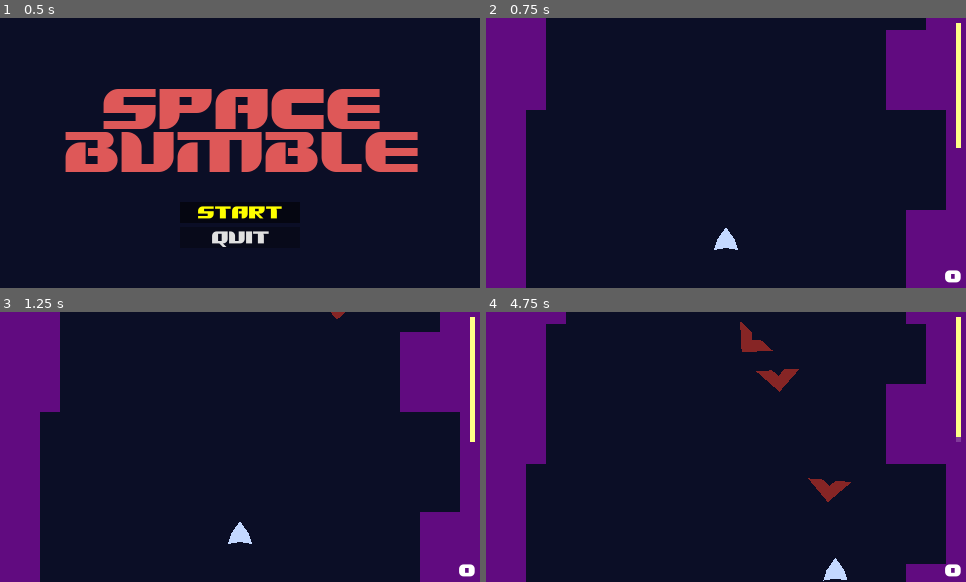
Above: before the commit, frames 1-4 (two rows, left to right).
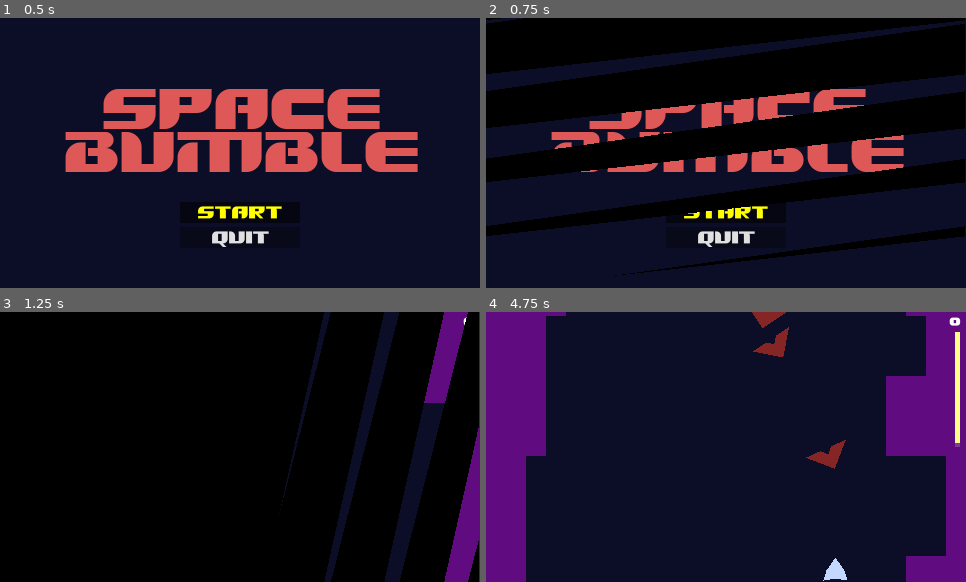
Above: after the commit, the same moments.

Repository: 2bt/space-bumble
Game: Godot game, scene res://Menu/Main.tscn
Same seed, same stepped clock (60 frames per second), same inputs: the game is played once before the commit and once after it.
Inputs (mouse positions are in pixels of both pictures, inside the frame that each line leads up to):
- Up to frame 1 (0.5 s): no input
- Up to frame 2 (0.75 s): click "Start" at 0.5 s
- Up to frame 3 (1.25 s): no input
- Up to frame 4 (4.75 s): move the mouse to (831, 433) at 1.27 s; hold Right (right) 1.28-2 s; hold X (fire) 1.28-2 s; click (831, 433) at 1.42 s; drag from (630, 460) to (702, 501) at 2.02 s; move the mouse to (774, 387) at 2.77 s; hold Right (right) 2.78-3.5 s; hold X (fire) 2.78-3.5 s; click (774, 387) at 2.92 s; drag from (702, 501) to (582, 406) at 3.52 s; move the mouse to (870, 487) at 4.27 s; hold Left (left) from 4.28 s (still down); hold X (fire) from 4.28 s (still down); click (870, 487) at 4.42 s

Frame 1 is identical in both runs. In frame 2, 63% of the frame differs, in the area x 0-100%, y 0-100%; in frame 3, 91%; in frame 4, 3.5%.

Commit message:
scene transition

Diff:
--- a/Enemies/BombBullet.gd
+++ b/Enemies/BombBullet.gd
@@ -1,7 +1,7 @@
 extends KinematicBody2D
 
-const ACCEL := 300.0
-var vel := 70.0
+const ACCEL := 250.0
+var vel := 60.0
 
 func _physics_process(delta: float) -> void:
 	vel += delta * ACCEL
--- a/Enemies/TankBullet.gd
+++ b/Enemies/TankBullet.gd
@@ -1,7 +1,7 @@
 extends KinematicBody2D
 
 
-const SPEED := 100.0
+const SPEED := 130.0
 
 func _ready() -> void:
 	pass
--- a/Enemies/UfoEnemy.gd
+++ b/Enemies/UfoEnemy.gd
@@ -15,8 +15,8 @@
 	time += delta
 	if fire_enabled:
 		tick -= delta
-		if tick < 0:
-			tick = Global.random.randf_range(1, 4)
+		if tick < 0.0:
+			tick = Global.random.randf_range(1.5, 4.5)
 			var b = preload("res://Enemies/BombBullet.tscn").instance()
 			b.position = position + Vector2(dir * 5, 10)
 			Global.world.bullets.add_child(b)
--- /dev/null
+++ b/Global/SceneTransition.gd
@@ -0,0 +1,15 @@
+extends CanvasLayer
+
+var blend := -1.0
+
+func change_scene_to(scene: PackedScene) -> void:
+	get_viewport().set_disable_input(true)
+	blend = -1.0;
+	var tween := create_tween().set_trans(Tween.TRANS_QUAD).set_ease(Tween.EASE_OUT)
+	tween.tween_property(self, "blend", 0.0, 0.6)
+	tween.tween_callback(get_tree(), "change_scene_to", [scene])
+	tween.tween_property(self, "blend", 1.0, 0.6)
+	tween.tween_callback(get_viewport(), "set_disable_input", [false])
+
+func _process(_delta: float) -> void:
+	$Blend.material.set_shader_param("blend", blend)
--- /dev/null
+++ b/Global/SceneTransition.tscn
@@ -0,0 +1,48 @@
+[gd_scene load_steps=4 format=2]
+
+[ext_resource path="res://Global/SceneTransition.gd" type="Script" id=1]
+
+[sub_resource type="Shader" id=1]
+code = "shader_type canvas_item;
+
+uniform float blend;
+float rand(vec2 co) {
+    return fract(sin(dot(co.xy, vec2(12.9898,78.233))) * 43758.5453);
+}
+
+void fragment() {
+//	float b = fract(TIME * 0.5);
+	float b = blend;
+	if (b < 0.0) {
+		b += 1.0;
+		b = b * 2.0 - 1.0;
+		float r = fract(b + UV.y * 5.0 + UV.x);
+		b = r + b > UV.y ? 1.0 : 0.0;
+	}
+	else {
+		b = 1.0 - b;
+		b = b * 2.0 - 1.0;
+		float r = fract(b + UV.x * 8.0 + UV.y);
+		b = r + b > UV.x ? 1.0 : 0.0;
+	}
+	COLOR = vec4(0.0, 0.0, 0.0, b);
+}"
+
+[sub_resource type="ShaderMaterial" id=2]
+shader = SubResource( 1 )
+shader_param/blend = null
+
+[node name="SceneTransition" type="CanvasLayer"]
+layer = 10
+follow_viewport_enable = true
+script = ExtResource( 1 )
+
+[node name="Blend" type="ColorRect" parent="."]
+process_priority = 10
+material = SubResource( 2 )
+anchor_right = 1.0
+anchor_bottom = 1.0
+margin_left = -1.0
+margin_right = -1.0
+mouse_filter = 2
+color = Color( 0, 0, 0, 0 )
--- a/Menu/Main.gd
+++ b/Menu/Main.gd
@@ -4,7 +4,7 @@
 	$VBoxContainer/Start.grab_focus()
 
 func _on_Start_pressed() -> void:
-	get_tree().change_scene_to(Global.MyWorld)
+	SceneTransition.change_scene_to(Global.MyWorld)
 
 func _on_Quit_pressed() -> void:
 	get_tree().quit()
--- a/Player/Player.gd
+++ b/Player/Player.gd
@@ -32,9 +32,8 @@
 	$HUD/FirePower.visible = false
 
 	# switch to main menu
-	#await get_tree().create_timer(2).timeout
-	yield(get_tree().create_timer(2), "timeout")
-	get_tree().change_scene_to(Global.MainMenu)
+	yield(get_tree().create_timer(1), "timeout")
+	SceneTransition.change_scene_to(Global.MainMenu)
 
 func _physics_process(delta):
 	if not visible: return
--- a/Player/Player.tscn
+++ b/Player/Player.tscn
@@ -1,16 +1,21 @@
-[gd_scene load_steps=5 format=2]
+[gd_scene load_steps=7 format=2]
 
 [ext_resource path="res://Player/Player.gd" type="Script" id=1]
 [ext_resource path="res://Menu/theme.tres" type="Theme" id=2]
 [ext_resource path="res://Player/Button.gd" type="Script" id=3]
 [ext_resource path="res://Player/Joystick.gd" type="Script" id=4]
+[ext_resource path="res://Menu/Lixdu-p7Pn1.ttf" type="DynamicFontData" id=5]
+
+[sub_resource type="DynamicFont" id=1]
+size = 8
+font_data = ExtResource( 5 )
 
 [node name="Player" type="KinematicBody2D" groups=["players"]]
 collision_layer = 4
 collision_mask = 107
 script = ExtResource( 1 )
 __meta__ = {
-"_edit_horizontal_guides_": [ 135.0, 5.0 ]
+"_edit_horizontal_guides_": [ 135.0 ]
 }
 
 [node name="CollisionPolygon2D" type="CollisionPolygon2D" parent="."]
@@ -23,16 +28,7 @@
 polygon = PoolVector2Array( 12, 26, 0, 24, -12, 26, -9, 16, 0, 3, 9, 16 )
 
 [node name="HUD" type="CanvasLayer" parent="."]
-
-[node name="Score" type="Label" parent="HUD"]
-margin_left = 325.0
-margin_top = 252.0
-margin_right = 475.0
-margin_bottom = 265.0
-theme = ExtResource( 2 )
-text = "0"
-align = 2
-valign = 2
+follow_viewport_enable = true
 
 [node name="Joystick" type="Control" parent="HUD"]
 margin_right = 192.0
@@ -52,15 +48,26 @@
 script = ExtResource( 3 )
 
 [node name="FirePowerBG" type="ColorRect" parent="HUD"]
-margin_left = 470.0
-margin_top = 5.0
-margin_right = 475.0
-margin_bottom = 130.0
+margin_left = 469.0
+margin_top = 20.0
+margin_right = 474.0
+margin_bottom = 135.0
 color = Color( 1, 1, 1, 0.196078 )
 
 [node name="FirePower" type="ColorRect" parent="HUD"]
-margin_left = 470.0
+margin_left = 469.0
+margin_top = 20.0
+margin_right = 474.0
+margin_bottom = 135.0
+color = Color( 1, 1, 0.533333, 1 )
+
+[node name="Score" type="Label" parent="HUD"]
+margin_left = 324.0
 margin_top = 5.0
-margin_right = 475.0
-margin_bottom = 130.0
-color = Color( 1, 1, 0.533333, 1 )
+margin_right = 474.0
+margin_bottom = 14.0
+theme = ExtResource( 2 )
+custom_fonts/font = SubResource( 1 )
+text = "0"
+align = 2
+valign = 2
--- a/World/World.gd
+++ b/World/World.gd
@@ -97,14 +97,14 @@
 		enemies.add_child(e)
 
 
-func _process(_delta: float) -> void:
-	$Shadow.material.set_shader_param("time", time)
-	$Shadow.material.set_shader_param("screen_size", Vector2(Global.W, Global.H))
-	$Shadow.material.set_shader_param("player_pos", $Player.position)
-	if $LightPlayer.visible:
-		$Shadow.material.set_shader_param("light_pos", $LightPlayer.position)
-	else:
-		$Shadow.material.set_shader_param("light_pos", Vector2(-1000, 0))
+#func _process(_delta: float) -> void:
+#	$Shadow.material.set_shader_param("time", time)
+#	$Shadow.material.set_shader_param("screen_size", Vector2(Global.W, Global.H))
+#	$Shadow.material.set_shader_param("player_pos", $Player.position)
+#	if $LightPlayer.visible:
+#		$Shadow.material.set_shader_param("light_pos", $LightPlayer.position)
+#	else:
+#		$Shadow.material.set_shader_param("light_pos", Vector2(-1000, 0))
 
 
 func _on_ViewArea_body_entered(body: Node) -> void:
--- a/World/World.tscn
+++ b/World/World.tscn
@@ -102,6 +102,9 @@
 
 [node name="Player" parent="." instance=ExtResource( 2 )]
 position = Vector2( 240, 222 )
+__meta__ = {
+"_edit_horizontal_guides_": [ 135.0, 5.0 ]
+}
 
 [node name="LightPlayer" parent="." instance=ExtResource( 3 )]
 visible = false
--- a/project.godot
+++ b/project.godot
@@ -33,6 +33,7 @@
 [autoload]
 
 Global="*res://Global/Global.gd"
+SceneTransition="*res://Global/SceneTransition.tscn"
 
 [display]
 
